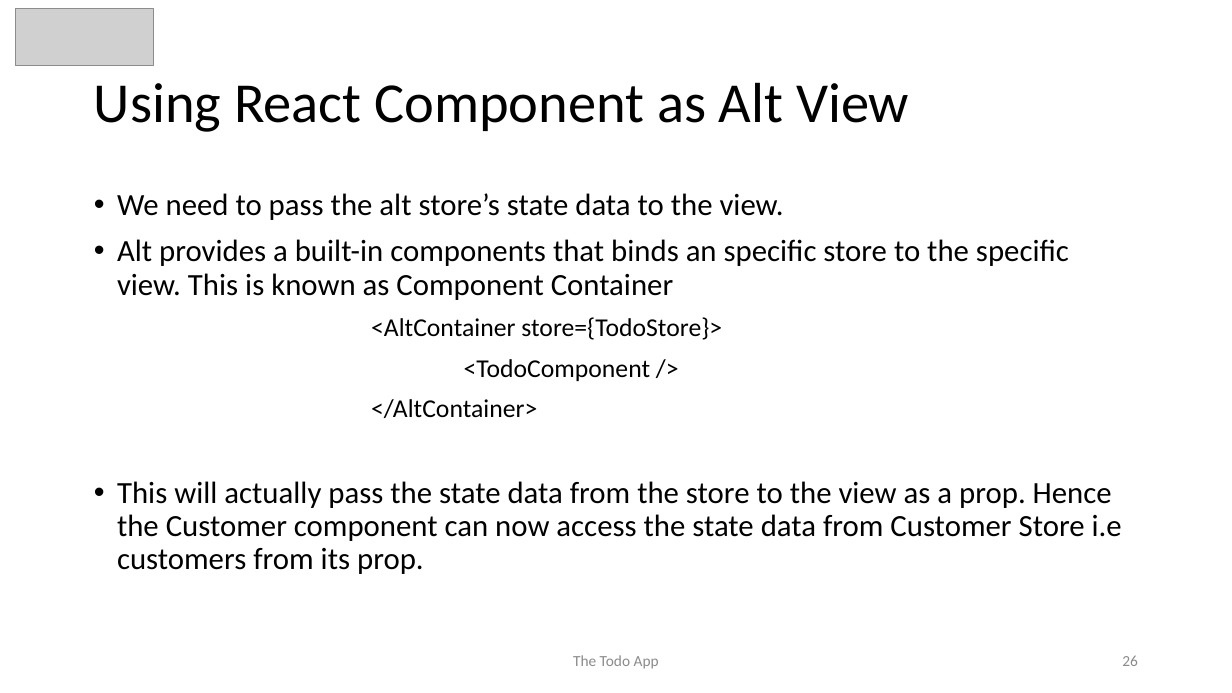
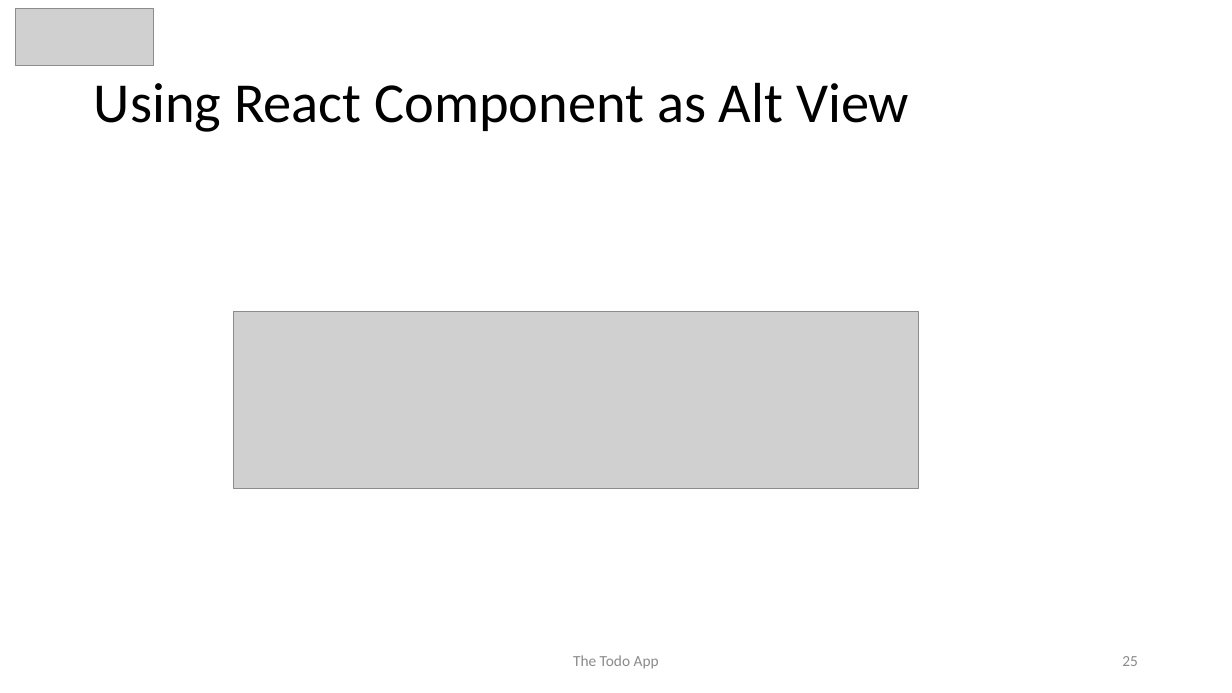
Before and after one commit to awahab29/samplealt, a slide deck: slide 25 of React.pptx (slide 26 before the commit). Drawn at 1232x693 pixels with LibreOffice and Linux fonts; fonts in the diff are those of the drawing; grey boxes stand for pictures. Boxes give left, top, right and bottom in pixels: in the first picture for what was removed or moved away, otherwise in the second. Text is boxed around its words. In the diff, an @@ line names an element or a change of style, - is before the commit and + after.

```diff
--- a/React.pptx
+++ b/React.pptx
@@ text removed at (117, 193, 1122, 574) @@
-• We need to pass the alt store’s state data to the view.
-• Alt provides a built-in components that binds an specific store to the specific view. This is known as Component Container
-<AltContainer store={TodoStore}>
-<TodoComponent />
-</AltContainer>
-• This will actually pass the state data from the store to the view as a prop. Hence the Customer component can now access the state data from Customer Store i.e customers from its prop.
@@ picture added at (234, 312, 920, 489) @@
@@ page number at (1122, 656, 1138, 666): text changed @@
-26
+25
```
Also in this commit, not shown: 14 other slides changed, 7 slides added, 3 slides removed.
